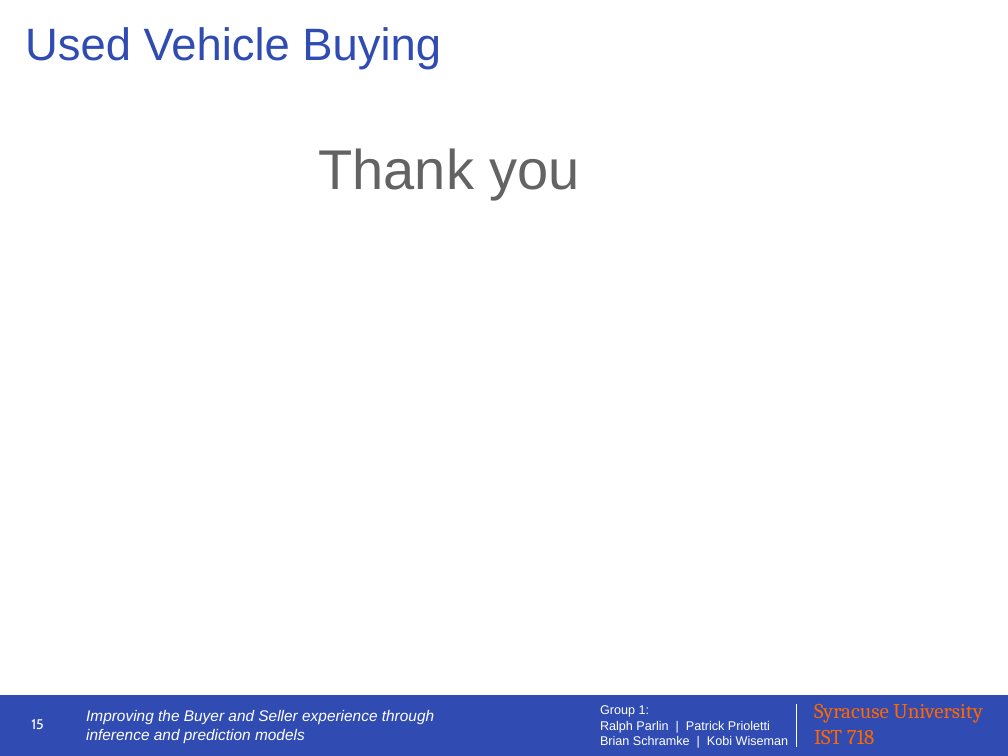
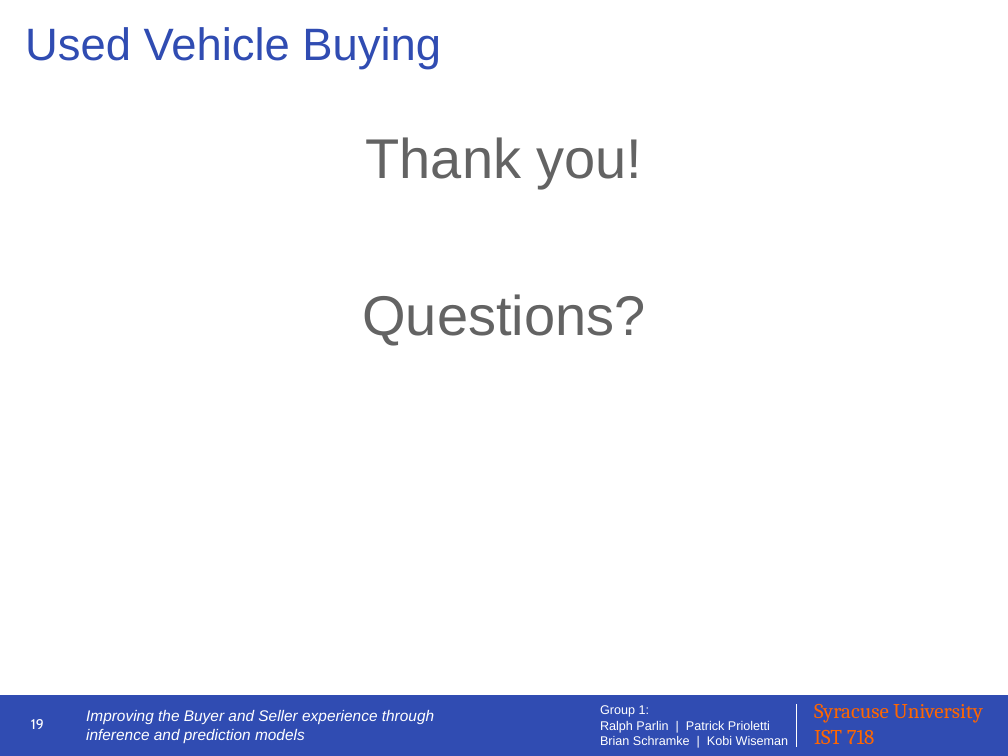
Before and after one commit to IST-718-Fall-2020/project_presentation-group1, a slide deck: slide 19 of group1_presentation_slides.pptx (slide 15 before the commit). Drawn at 1008x756 pixels with LibreOffice and Linux fonts; fonts in the diff are those of the drawing. Boxes give left, top, right and bottom in pixels: in the first picture for what was removed or moved away, otherwise in the second. Text is boxed around its words. In the diff, an @@ line names an element or a change of style, - is before the commit and + after.

```diff
--- a/group1_presentation_slides.pptx
+++ b/group1_presentation_slides.pptx
@@ text at (362,137,645,345): text changed @@
-Thank you
+Thank you!
+Questions?
@@ page number at (31,719,44,729): text changed @@
-15
+19
```
Also in this commit, not shown: 11 other slides changed, 6 slides added, 2 slides removed.
